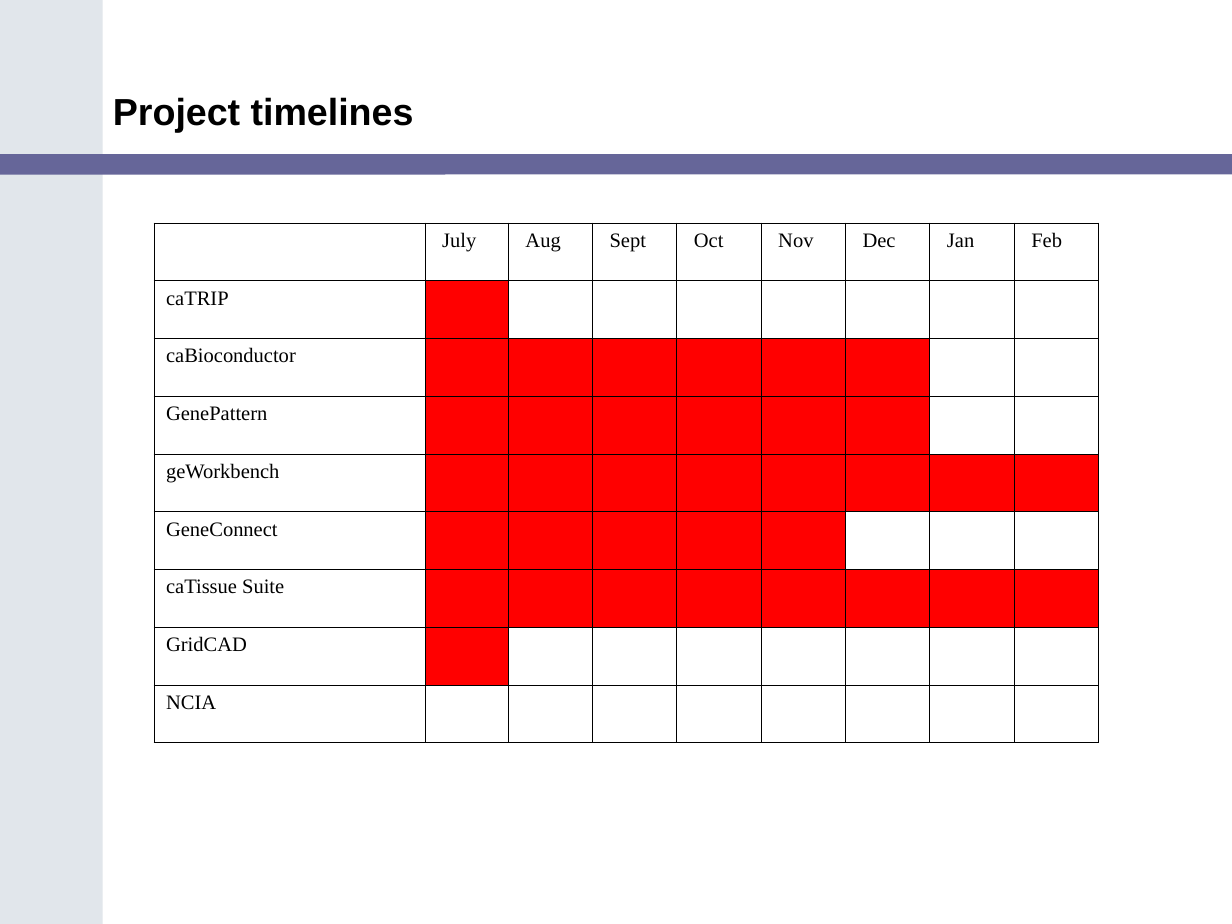
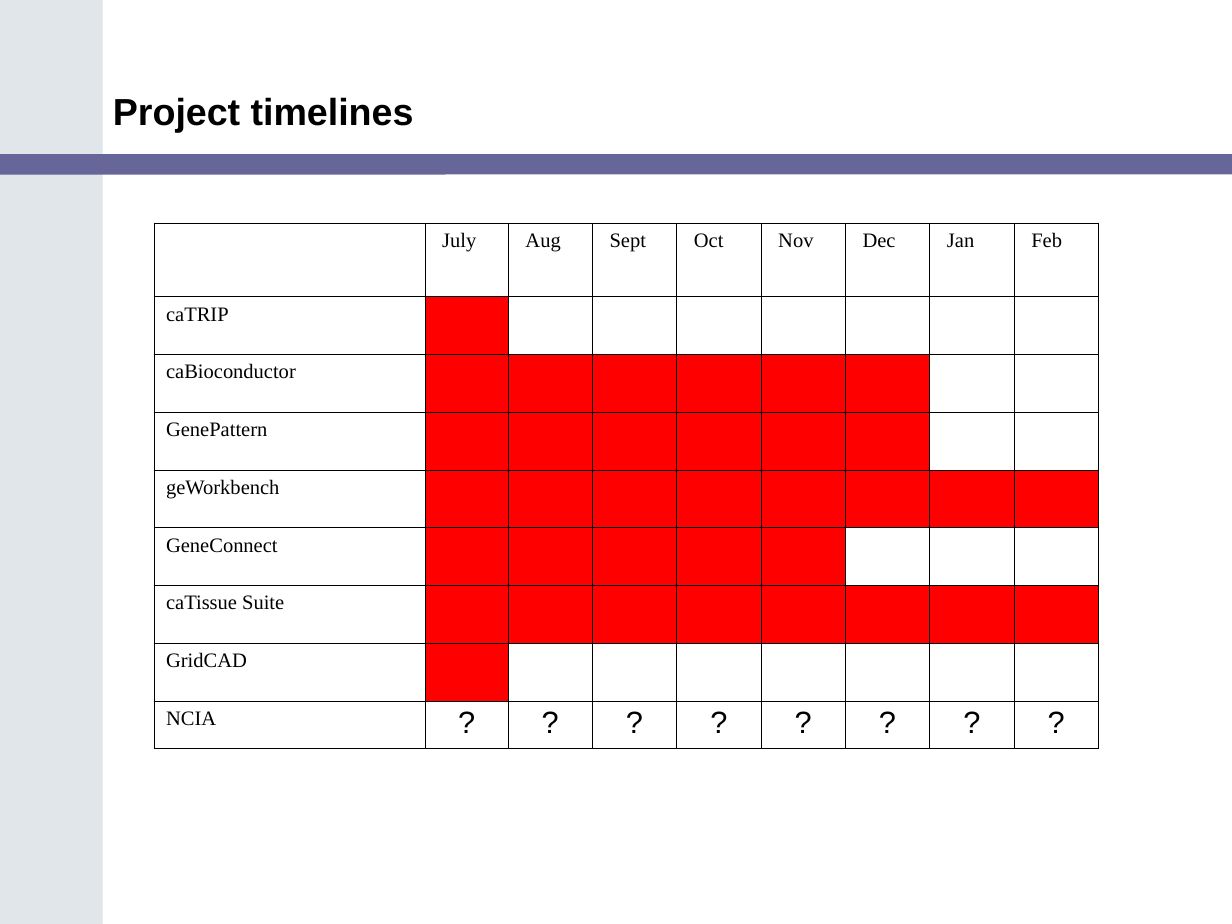
Before and after one commit to NCIP/cagrid-portal, a slide deck: slide 25 of cagrid-1-0/Documentation/presentations/200607_VCDE_ARCH/Ref_Impl_Arch_VCDE_2006_07.ppt (slide 27 before the commit). Drawn at 1232x924 pixels with LibreOffice and Linux fonts; fonts in the diff are those of the drawing; background and template pictures are left out. Boxes give left, top, right and bottom in pixels: in the first picture for what was removed or moved away, otherwise in the second. Text is boxed around its words. In the diff, an @@ line names an element or a change of style, - is before the commit and + after.

Commit message:
added tba for ncia

```diff
--- a/cagrid-1-0/Documentation/presentations/200607_VCDE_ARCH/Ref_Impl_Arch_VCDE_2006_07.ppt
+++ b/cagrid-1-0/Documentation/presentations/200607_VCDE_ARCH/Ref_Impl_Arch_VCDE_2006_07.ppt
@@ table at [154, 223, 1098, 730] @@
-row 9: NCIA |  |  |  |  |  |  |  | 
+row 9: NCIA | ? | ? | ? | ? | ? | ? | ? | ?
```
Also in this commit, not shown: 2 other slides changed, 2 slides removed.
